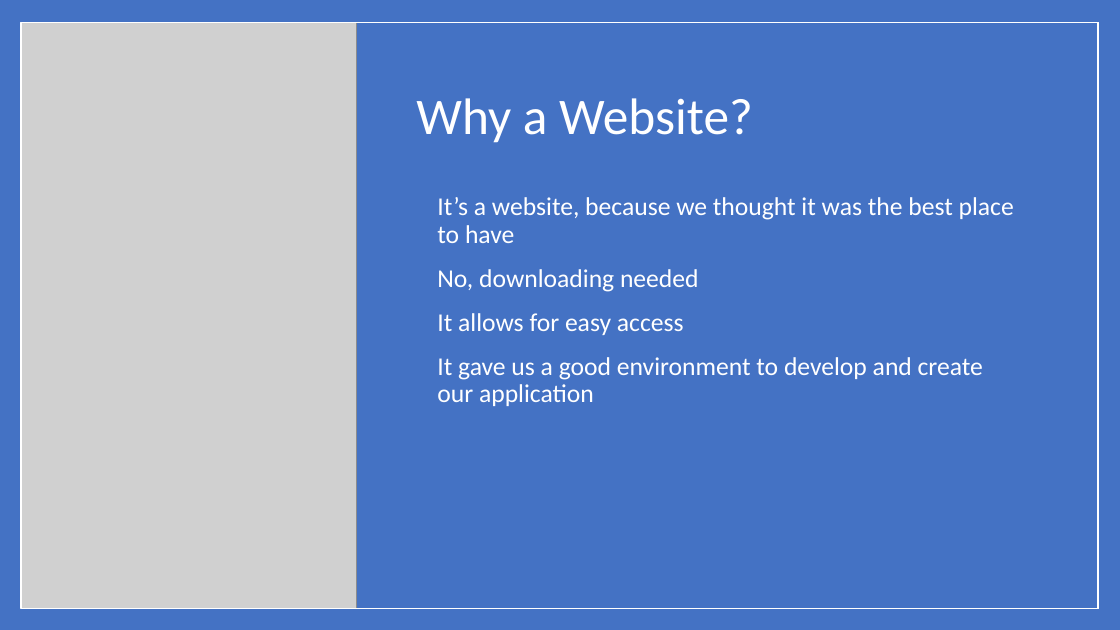
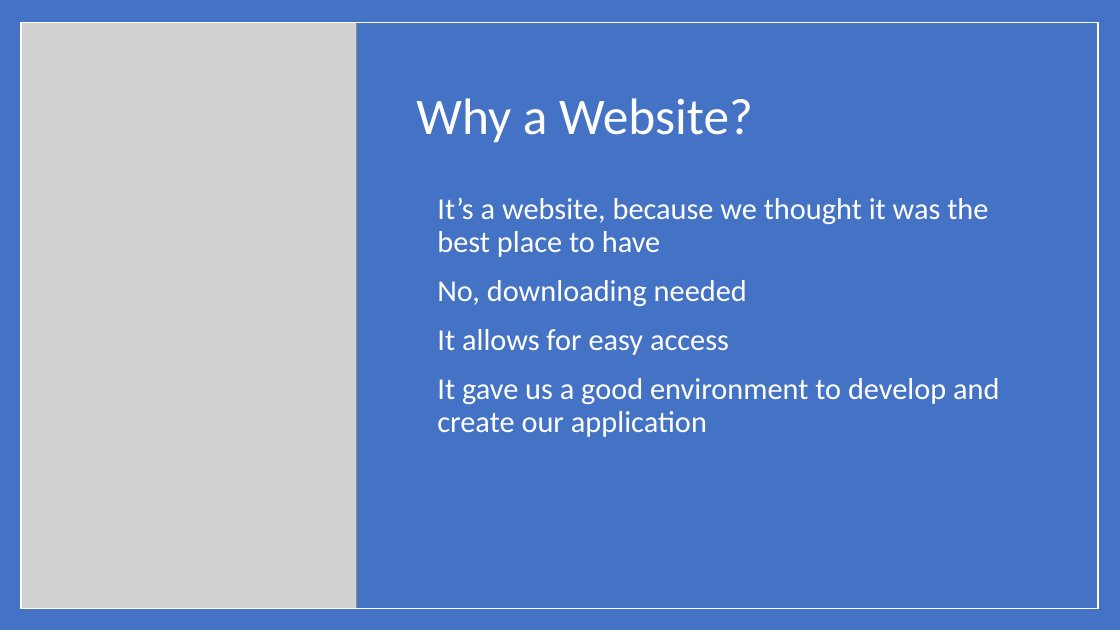
Before and after one commit to Dwaddle26/EncryptNotes, a slide deck: slide 3 of Phase 4 Documentation/Team_2_Presentation_4.pptx. Drawn at 1120x630 pixels with LibreOffice and Linux fonts; fonts in the diff are those of the drawing; grey boxes stand for pictures. Boxes give left, top, right and bottom in pixels: in the first picture for what was removed or moved away, otherwise in the second. Text is boxed around its words. In the diff, an @@ line names an element or a change of style, - is before the commit and + after.

```diff
--- a/Phase 4 Documentation/Team_2_Presentation_4.pptx
+++ b/Phase 4 Documentation/Team_2_Presentation_4.pptx
@@ text "It’s a website, because we ..." at bbox=[437, 198, 999, 437]: size 22 to 26 pt @@
```
Also in this commit, not shown: 6 other slides changed, 4 slides added, 3 slides removed, 1 other file.
